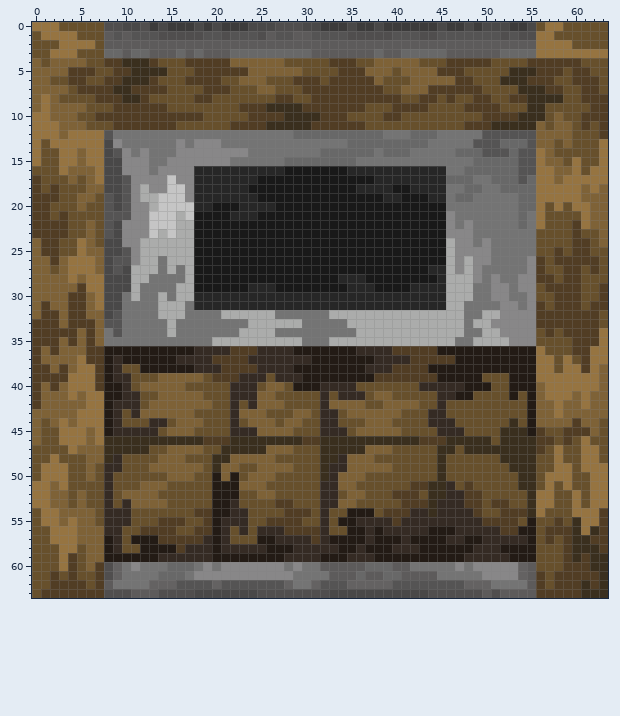
Pixel-art sprite: textures/blocks/smoker_front_off.png. The picture above is the old version.
The file is 64x64 pixels. Colours within 5 levels of each other are drawn and written as one.
The same view after the edit:
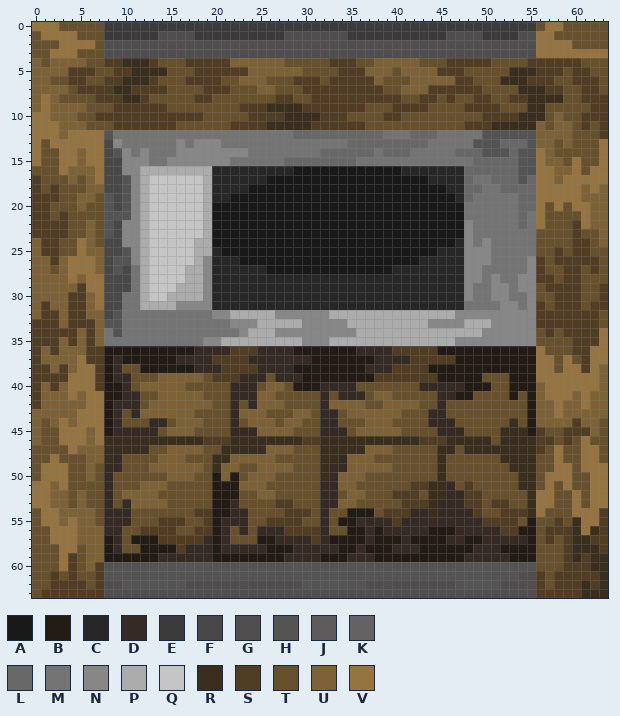
Palette (. is transparent): A #191919  B #231b15  C #272727  D #352b24  E #3c3b3b  F #494848  G #504e4e  H #555454  J #5d5b5b  K #646262  L #686868  M #747474  N #888788  P #abacab  Q #c5c5c5  R #3a2f1e  S #513d24  T #67502c  U #7e6237  V #967441
Edits made:
@@ x 0..63 @@
- 0 VVVTTTTTGGFFGEFEEEFEFEEEFFFGGGFFEEEFEEFEEEEEEFEEFEFFFEEFTVVTTTTT
- 1 TVVVVTTTJHJHHHGGGGGHHGHHHGJHHJJHHHHGGGGGHHHGGHHHHHHHGHGGVVTTTTTT
- 2 TTTVVVVTJJJJJJJJJJJJJJJJJJJJJJJJJJJJJJJJJJJJJJJJJJJJJJJJVVVVTTTT
- 3 TTVVVTTTLLJLLJJJLJLJJJLLLLLLLLLJJJJJJJLJJLLLLLJJJJJJLLLLVVVVVVVV
+ 0 VVVTTTTTEEEEEEEEEEEEEEEEEEEEEEEEEEEEEEEEEEEEEEEEEEEEEEEETVVTTTTT
+ 1 TVVVVTTTEEEEEEGGGGEEEEEEEEEEGGGGGGGEEEEEEEEEEEGGGGEEEEGGVVTTTTTT
+ 2 TTTVVVVTGGGGGGGGGGGGGGGGGGGGGGGGGGGGGGGGGGGGGGGGGGGGGGGGVVVVTTTT
+ 3 TTVVVTTTGGGGGGGGGGGGGGGGGGGGGGGGGGGGGGGGGGGGGGGGGGGGGGGGVVVVVVVV
  4 UTUUUUTTSSRRRSTTTSSSSSUUUUUUTTTTTSSSTTUUUUUTTTSSSSSTTTTSSSSSSTTT
@@ x 0..63 @@
 15 VTTVVUVVFFNNNMMNNNNNNNMMMMMMLLLLLLLLMMMMMMMMMMMMMLLLLLHHVUUTVTTV
-16 TTTVUUUVFFNNNMNNNNCCCCCCCCCCAAAAAAACCCCCCCCCCCMMLLLLLLHHVVUUVTVV
-17 STTTUTUVFFHNNNNQNNCCCCCCCAAAAAAAAAAAAACCCCCCCCLLLMMLLLHLVVUVVVVV
-18 STSTTTUUFFHNPNNQQNCCCCCCAAAAAAAAAAAACCCCAACCCCMMLLMMLLLLVVVVVUVU
-19 SSSTTUUTHFHNPPQQQNCCCCCCCAAAAAAAAAAAAAACCAAACCMLLMMMMMLLVVVVVUUU
-20 SSTTTUTTHFHNNPQQQQCCAAACCCCAAAAAAAAAAAAAAAAAAAMMMMMMMMLLVTVTVVUU
-21 SSTSTTTTHHHNNQQQPQAAAACCCAAAAAAAAAAAAAAAAAAAAANMMMMMMMLMVTTTTVUU
-22 SSSSTTUTHFNNNQQQPPAAAAAAAAAAAAAAAAAAAAAAAAAAAANMNMMMMMLMVTTTSVUU
-23 SSSSTTUTHFNNNQPQPPAAAAAAAAAAAAAAAAAAAAAAAAAAAANNNMMMMMMMTTTTSTTU
-24 USSTTVUTFFNNPPPPPPAAAAAAAAAAAAAAAAAAAAAAAAAAAAPNNMNMMMMMTTTTSSTU
-25 USSTTVUUFFHNPPPPPPAAAAAAAAAAAAAAAAAAAAAAAAAAAAPNNNNMMMMMTTSTSSTT
-26 UUSUVVVUFHHNPPMPPPAAAAAAAAAAAAAAAAAAAAAAAAAAAAPNPNNMMMMNSTSSSSST
-27 UUTUVVVUFHFPPPMPMPAAAAAAAAAAAAAAAAAAAAAAAAAACCPNPNMMMMMNSTTSSTST
-28 UUUUVUVVFFFPPMMMMPAAAAAAAAAAAAAAAACCCAAAAAAAACPPPNMNMMNNSSTSSTTT
-29 UUUUUSVVFFFPMMMMPPAAAAAACCCAAAAAAAACCCAAAACCCCPPPMMNNMNNTSSSSTTS
-30 UUUUSSUVFFMPMMPMPPCCCCCCCCCCCCCCCCCCCCCCCCCCCCPPPMMNNMMNTTSSSTTS
-31 USUUSSUVFFMMMMPPPMCCCCCCCCCCCCCCCCCCCCCCCCCCCCPPMMMMNNMNSTSSSTSS
-32 USSUSSUUFHMMMMPPPMMMMPPPPPPMMMMMMPPPPPPPPPPPPPPPMMPPNNNNSSSSSSST
-33 SSSUSSSUHHMMMMMPMMMMMMMMPPPPPPMMMMMPPPPPPPPPPPPPMPPNNNNNSSSSSSST
-34 SSSSSUSUMHMMMMMPMMMMMMMPPPPMMMMMMMMMPPPPPPPPPPPPMMPPNNNNTSTSSSSV
-35 SSSUSUSUMMMMMMMMMMMMPPPPPPPPPPMMMPPPPPPPPPPPPPPMMPPPPNNNTTTTSSSV
+16 TTTVUUUVFFNNPPPPPPPPCCCCCCCCCAAAAAAAAAAAACCCCCCCLLLLLLHHVVUUVTVV
+17 STTTUTUVFFHNPQQQQQQPCCCCCCAAAAAAAAAAAAAAAAAACCCCLMMLLLHLVVUVVVVV
+18 STSTTTUUFFHNPQQQQQQPCCCCAAAAAAAAAAAAAAAAAAAAAACCLLMMLLLLVVVVVUVU
+19 SSSTTUUTHFHNPQQQQQQPCCAAAAAAAAAAAAAAAAAAAAAAAAACLMMMMMLLVVVVVUUU
+20 SSTTTUTTHFHNPQQQQQQPAAAAAAAAAAAAAAAAAAAAAAAAAAAAMMMMMMLLVTVTVVUU
+21 SSTSTTTTHHHNPQQQQQQPAAAAAAAAAAAAAAAAAAAAAAAAAAAAMMMMMMLMVTTTTVUU
+22 SSSSTTUTHFNNPQQQQQQPAAAAAAAAAAAAAAAAAAAAAAAAAAAANMMMMMLMVTTTSVUU
+23 SSSSTTUTHFNNPQQQQQQPAAAAAAAAAAAAAAAAAAAAAAAAAAAANMMMMMMMTTTTSTTU
+24 USSTTVUTFFNNPQQQQQPPAAAAAAAAAAAAAAAAAAAAAAAAAAACNMNMMMMMTTTTSSTU
+25 USSTTVUUFFHNPQQQQQPPCAAAAAAAAAAAAAAAAAAAAAAAACCCNNNMMMMMTTSTSSTT
+26 UUSUVVVUFHHNPQQQQQPNCCCAAAAAAAAAAAAAAAAAAAACCCCCNNNMMMMNSTSSSSST
+27 UUTUVVVUFHFMPQQQQPPNCCCCCCAAAAAAAAAAAAAACCCCCCCCNNMMMMMNSTTSSTST
+28 UUUUVUVVFFFMPQQQQPPNCCCCCCCCCCCCCCCCCCCCCCCCCCCCNNMNMMNNSSTSSTTT
+29 UUUUUSVVFFFMPQQQPPPNCCCCCCCCCCCCCCCCCCCCCCCCCCCCNMMNNMNNTSSSSTTS
+30 UUUUSSUVFFMMPQQPPPPNCCCCCCCCCCCCCCCCCCCCCCCCCCCCNMMNNMMNTTSSSTTS
+31 USUUSSUVFFMMPPPPNNNNCCCCCCCCCCCCCCCCCCCCCCCCCCCCMMMMNNMNSTSSSTSS
+32 USSUSSUUFHMMMMMMMMMMNNPPPPPNNNNNNPPPPPPPPPPPPPPNNNNNNNNNSSSSSSST
+33 SSSUSSSUHHMMMMMMMMMMMMNNNPPPPPNNNNNPPPPPPPPPNNNNPPPNNNNNSSSSSSST
+34 SSSSSUSUMHMMMMMMMMMMMMMNPPPNNNNNNNNNPPPPPPPPPPPPPPNNNNNNTSTSSSSV
+35 SSSUSUSUMMMMMMMMMMMNNPPPPPPPPPNNNPPPPPPPPPPPPPPNNNNNNNNNTTTTSSSV
 36 SUSUUUSSBBBBBBBBBBDDDDSSSDDDDBBBBBBBDDDDSSSSSBBBBBBBBBBBVTTTSSVV
@@ x 0..63 @@
 59 TTTVSTUUBBBBBBDDDDDDBBBBBBBBDDDDBBBDDDBBBBBBBBBBDDDDDBBBTTTSRSRR
-60 TTTVSTUSGKMNMMMLLLMNMNNNNNNNMNMMJJJJJLLLJJMMMMMNMNNNNNKJTTTSSSRR
-61 TTSTSTTSGKMMMMLLLMNNNNNNNNNNNMMMMJJJLJJLLJJJJMMMMMNNNNKJSTSSSSSR
-62 TTSSSSTSJMMMMKKKHHHHKHHHHHHHKMMKHHHKKKKKHHHHHHHHKKKMMMMJSTSSSRSR
-63 TSSSSSSSGGGJJJGGGGFFFFFFFGGGGGGGGFFFFFFFFFFFGGGGGGJGJJJJSSSSSRRR
+60 TTTVSTUSHHHHHHHHHHHHHHHHHHHHHHHHHHHHHHHHHHHHHHHHHHHHHHHHTTTSSSRR
+61 TTSTSTTSHHHHHHHHHHHHHHHHHHHHHHHHHHHHHHHHHHHHHHHHHHHHHHGGSTSSSSSR
+62 TTSSSSTSGGHHHHHHHGGGGGGGGGGGGGHHHHHHHGGGGGGGGGGHHHHHGGGGSTSSSRSR
+63 TSSSSSSSGGGGGGGGGGGGGGGGGGGGGGGGGGGGGGGGGGGGGGGGGGGGGGGGSSSSSRRR
Changed places in both pictures, as pixel boxes (x1, y1, x2, y2):
changed: (104, 22, 536, 58)
changed: (131, 166, 509, 346)
changed: (104, 562, 536, 598)
